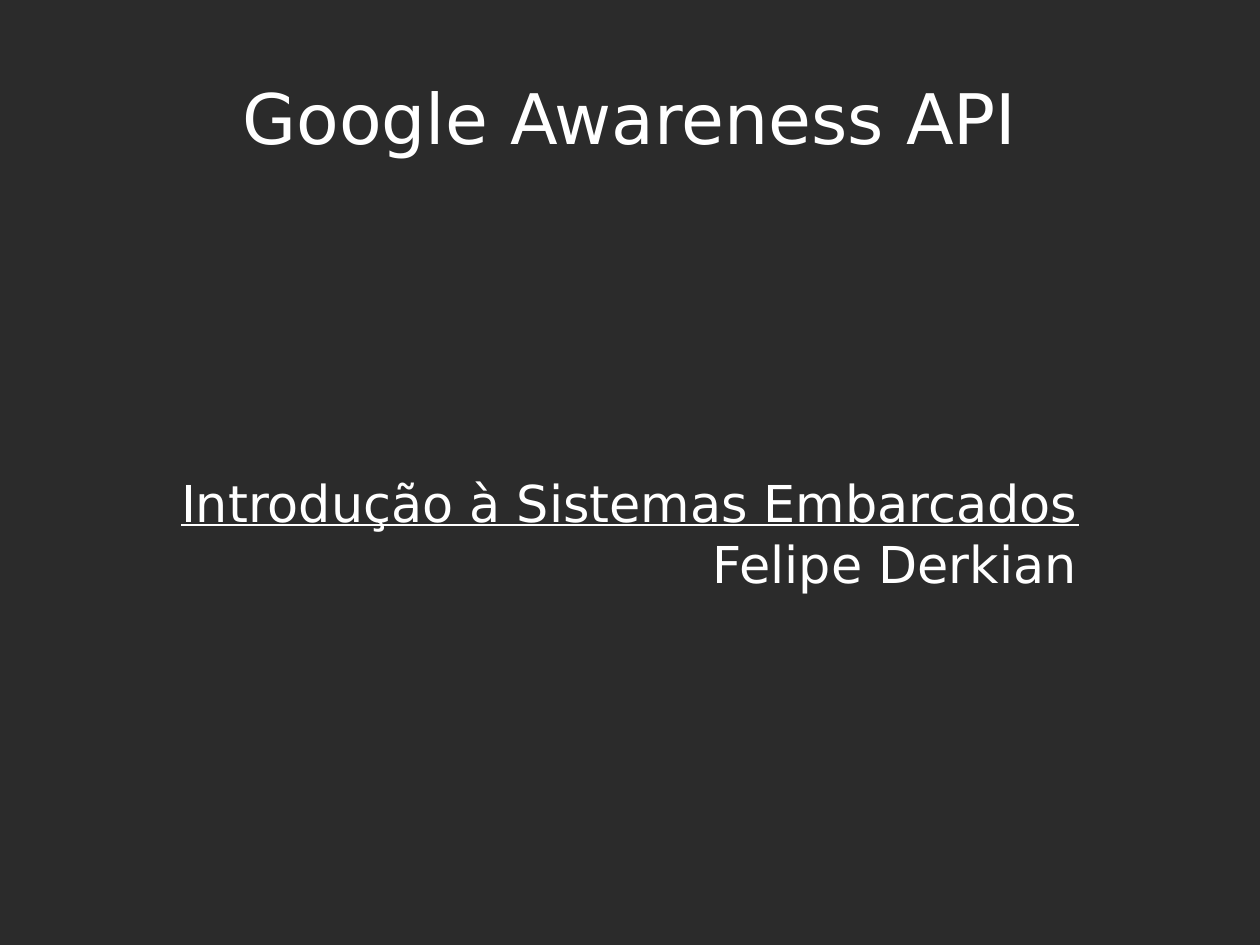
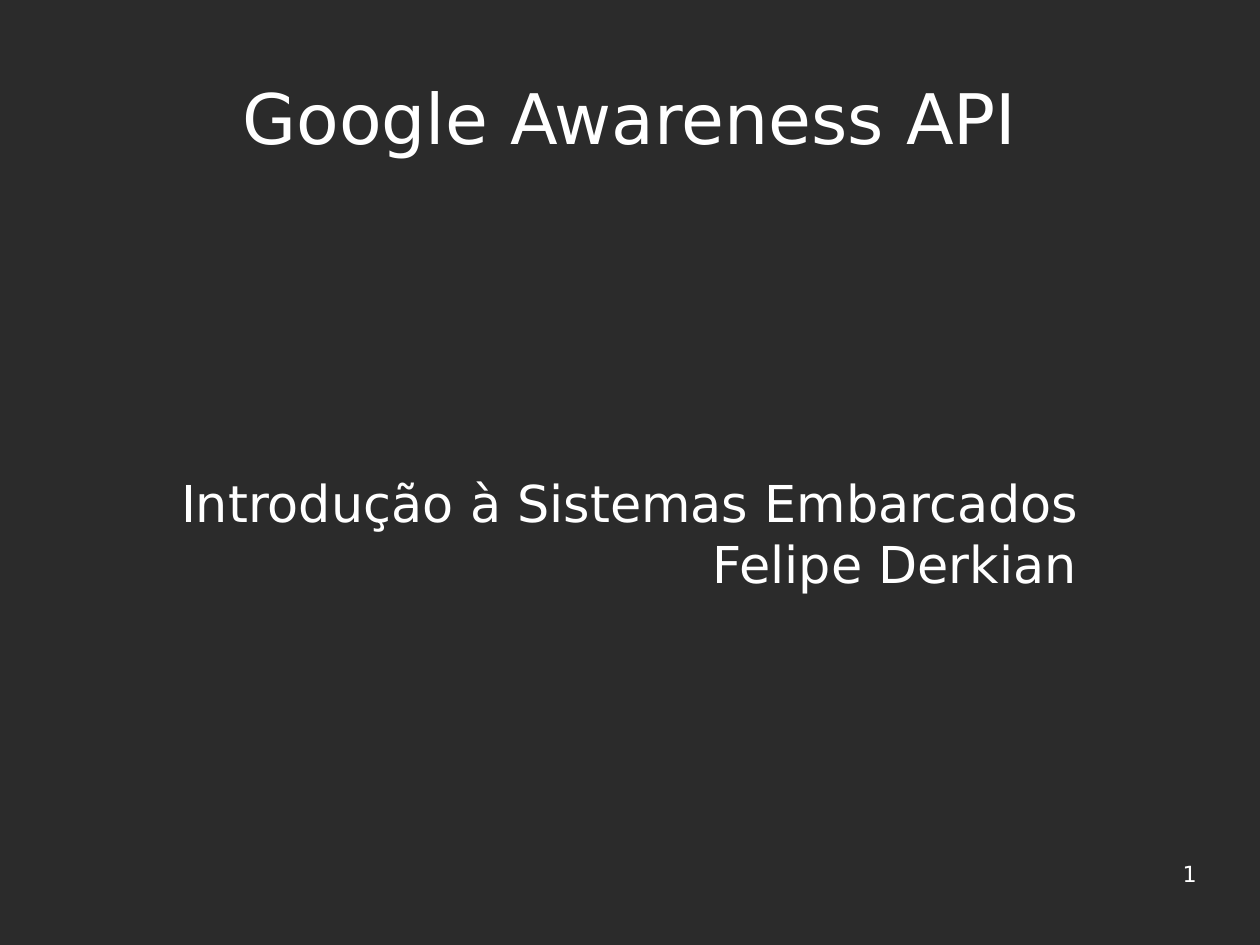
Before and after one commit to felipekian/seminario_FelipeDerkian_ISE_UFRR_2019, a slide deck: slide 1 of Seminário - ISE.odp. Drawn at 1260x945 pixels with LibreOffice and Linux fonts; fonts in the diff are those of the drawing; background and template pictures are left out; a plain dark background stands for a picture behind light text. Boxes give left, top, right and bottom in pixels: in the first picture for what was removed or moved away, otherwise in the second. Text is boxed around its words. In the diff, an @@ line names an element or a change of style, - is before the commit and + after.

```diff
--- a/Seminário - ISE.odp
+++ b/Seminário - ISE.odp
@@ subtitle at (x1=181, y1=481, x2=1078, y2=532): underline off in "Introdução à Sistemas Embarcados" @@
@@ page number added at (x1=1183, y1=865, x2=1197, y2=882), 14 pt, text #FFFFFF @@
+1
```
Also in this commit, not shown: 9 other slides changed, 2 slides added, 2 slides removed, 3 other files.
